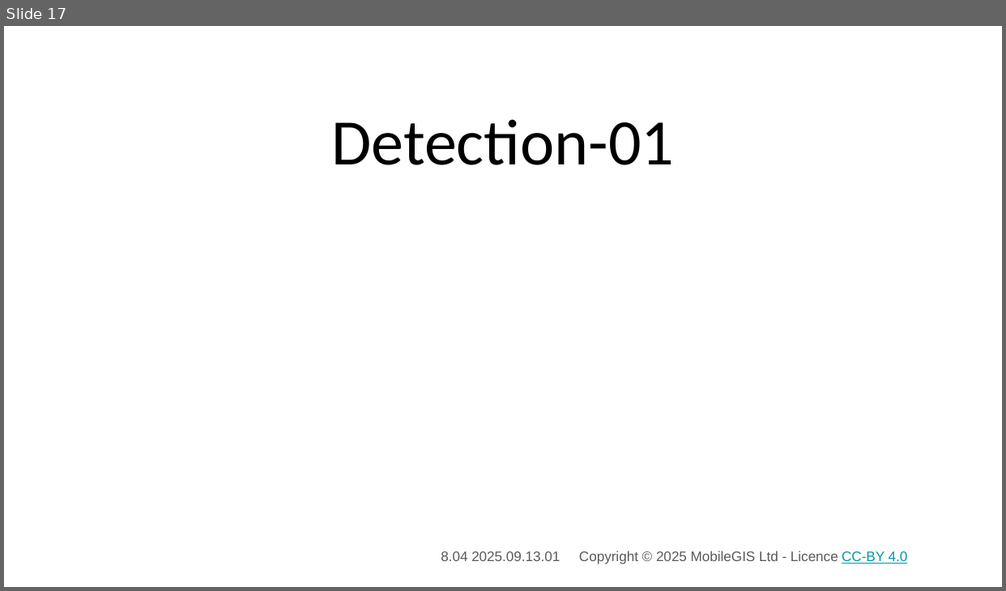
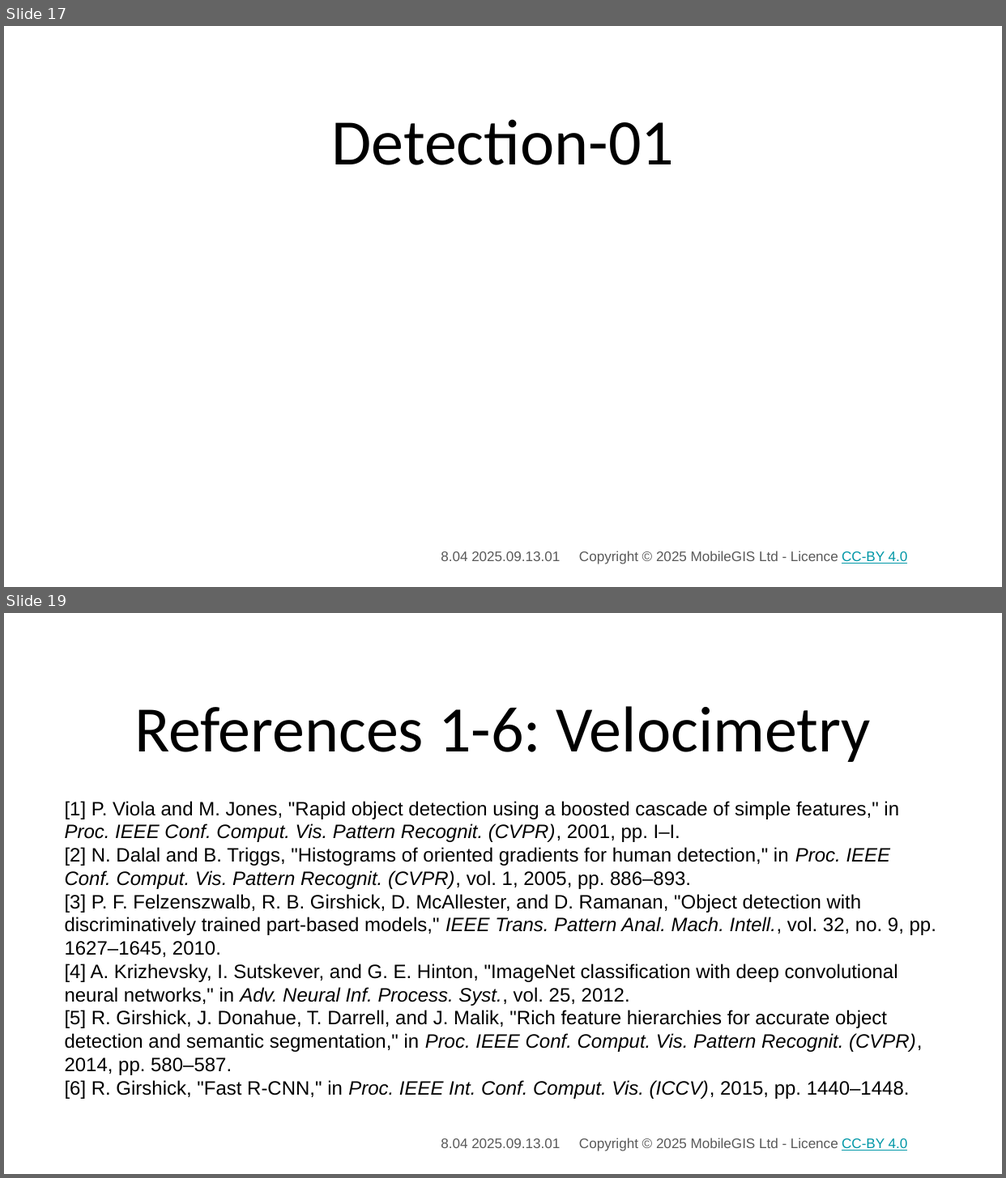
Before and after one commit to 3DXScape/PoseBits, a slide deck: Slides/Pose Detection/Pose_Detection_01.pptx. Shown one above the other, each under a label of ours: slide 17 before the commit, slides 17 and 19 after it; the slides between them are not shown. The pictures are 1006x591 and 1006x1178 pixels, drawn with LibreOffice and Linux fonts; fonts in the diff are those of the drawing; background and template pictures are left out. Boxes give left, top, right and bottom in pixels: in the first picture for what was removed or moved away, otherwise in the second. Text is boxed around its words. In the diff, an @@ line names an element or a change of style, - is before the commit and + after.

```diff
--- a/Slides/Pose Detection/Pose_Detection_01.pptx
+++ b/Slides/Pose Detection/Pose_Detection_01.pptx
@@ slide 19 added at <box>4,613,1002,1174</box>, background #FFFFFF; not listed: 1 template element that a slide beside it also shows @@
@@ title added at <box>134,706,870,762</box>, 46.8 pt, text #000000 @@
+References 1-6: Velocimetry
@@ text added at <box>65,801,936,1099</box>, 14 pt, text #000000 @@
+[1] P. Viola and M. Jones, "Rapid object detection using a boosted cascade of simple features," in Proc. IEEE Conf. Comput. Vis. Pattern Recognit. (CVPR), 2001, pp. I–I.
+[2] N. Dalal and B. Triggs, "Histograms of oriented gradients for human detection," in Proc. IEEE Conf. Comput. Vis. Pattern Recognit. (CVPR), vol. 1, 2005, pp. 886–893.
+[3] P. F. Felzenszwalb, R. B. Girshick, D. McAllester, and D. Ramanan, "Object detection with discriminatively trained part-based models," IEEE Trans. Pattern Anal. Mach. Intell., vol. 32, no. 9, pp. 1627–1645, 2010.
+[4] A. Krizhevsky, I. Sutskever, and G. E. Hinton, "ImageNet classification with deep convolutional neural networks," in Adv. Neural Inf. Process. Syst., vol. 25, 2012.
+[5] R. Girshick, J. Donahue, T. Darrell, and J. Malik, "Rich feature hierarchies for accurate object detection and semantic segmentation," in Proc. IEEE Conf. Comput. Vis. Pattern Recognit. (CVPR), 2014, pp. 580–587.
+[6] R. Girshick, "Fast R-CNN," in Proc. IEEE Int. Conf. Comput. Vis. (ICCV), 2015, pp. 1440–1448.
```
Also in this commit, not shown: 2 slides changed, 1 other slide added, 2 other files.
